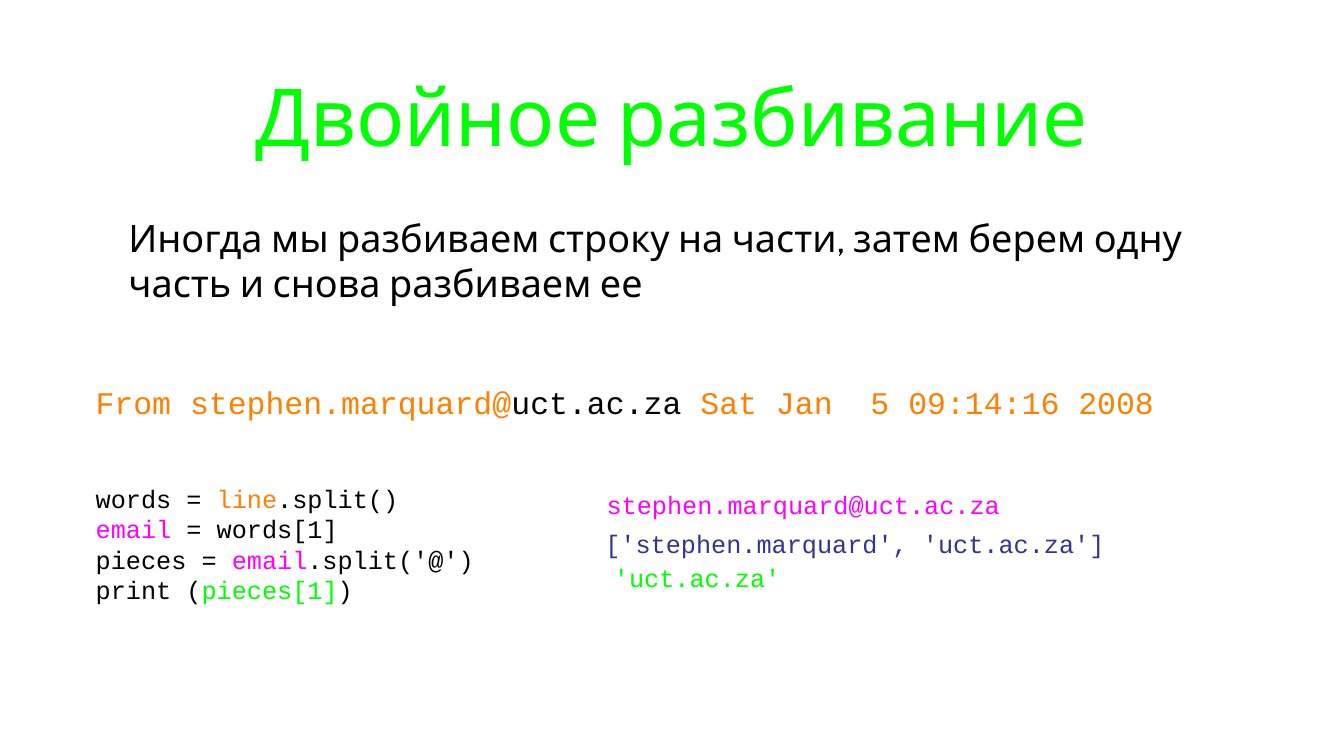
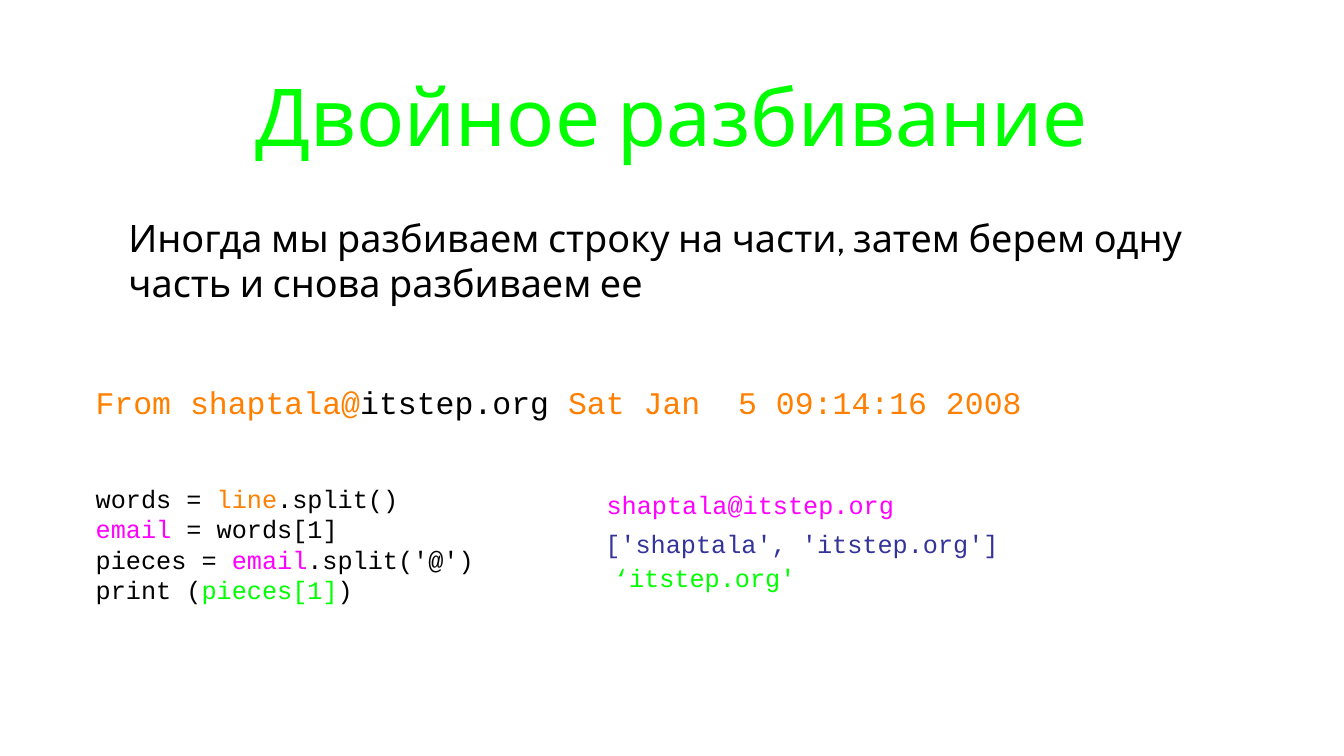
Before and after one commit to maxchv/LearnPython, a slide deck: slide 59 of week02/05.Lists.pptx. Drawn at 1344x756 pixels with LibreOffice and Linux fonts; fonts in the diff are those of the drawing. Boxes give left, top, right and bottom in pixels: in the first picture for what was removed or moved away, otherwise in the second. Text is boxed around its words. In the diff, an @@ line names an element or a change of style, - is before the commit and + after.

```diff
--- a/week02/05.Lists.pptx
+++ b/week02/05.Lists.pptx
@@ text at bbox=[96, 391, 1022, 421]: text changed @@
-From stephen.marquard@uct.ac.za Sat Jan 5 09:14:16 2008
+From shaptala@itstep.org Sat Jan 5 09:14:16 2008
@@ text at bbox=[607, 495, 894, 520]: text changed @@
-stephen.marquard@uct.ac.za
+shaptala@itstep.org
@@ text at bbox=[605, 534, 999, 559]: text changed @@
-['stephen.marquard', 'uct.ac.za']
+['shaptala', 'itstep.org']
@@ text at bbox=[614, 569, 796, 593]: text changed @@
-'uct.ac.za'
+‘itstep.org'
```
Also in this commit, not shown: 6 other slides changed, 3 slides removed, 4 other files.
